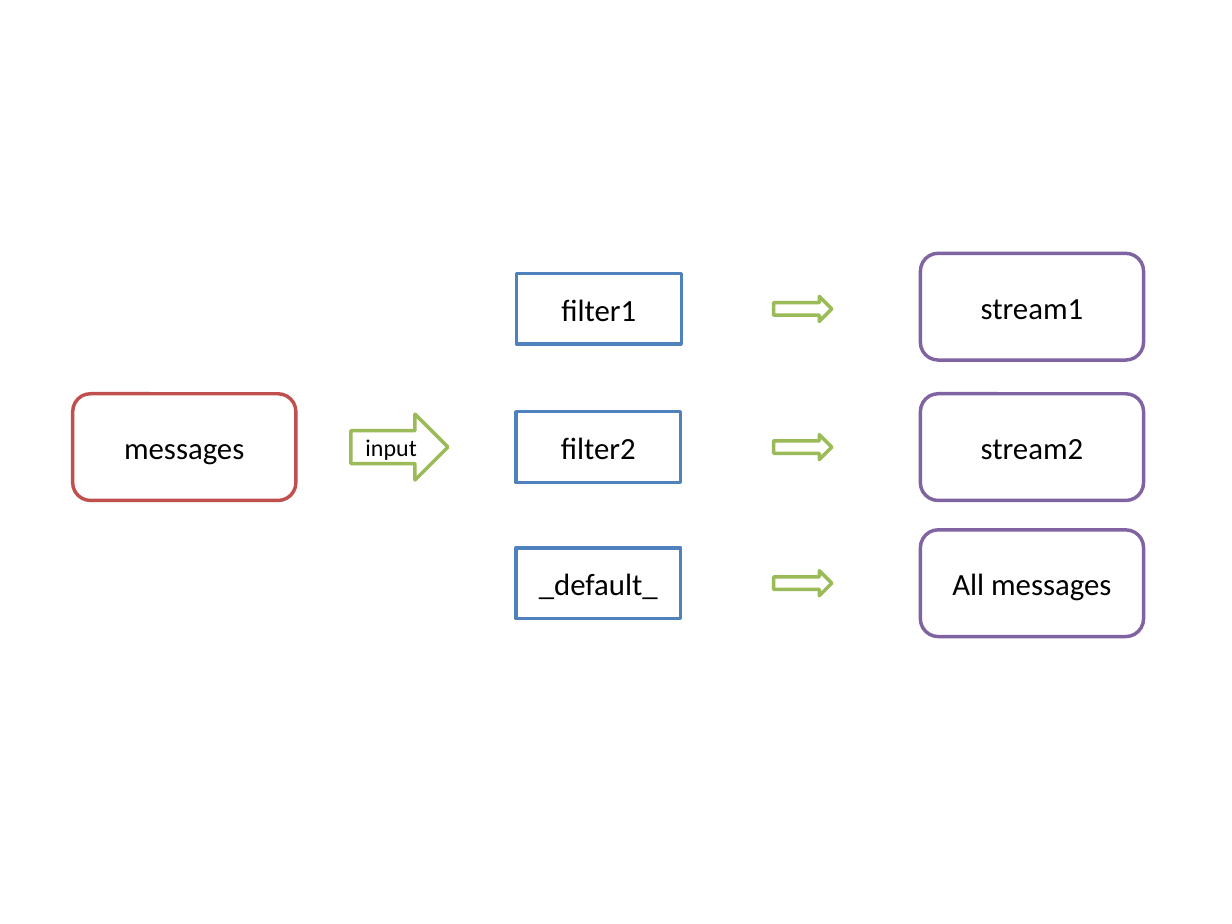
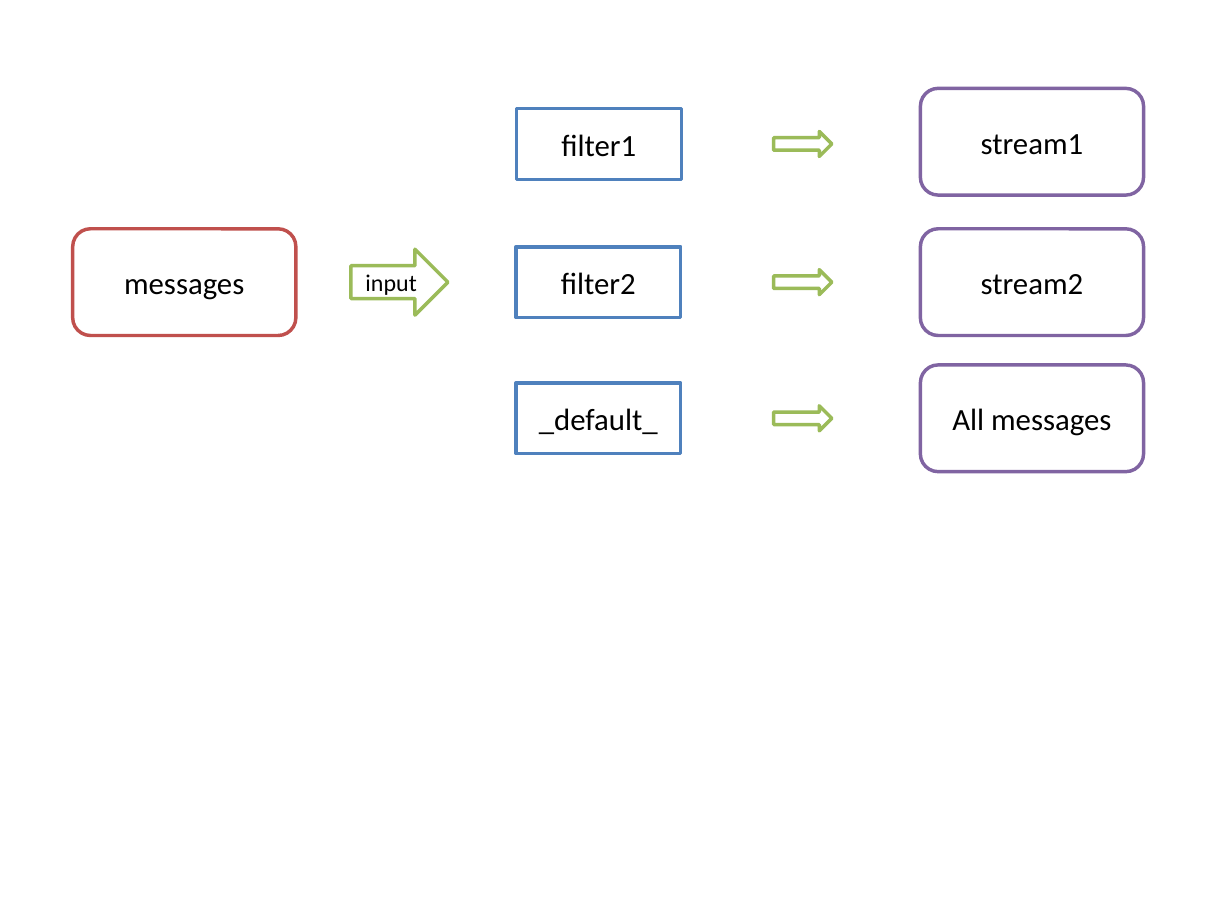
Before and after one commit to gatement/gitpitch_graylog, a slide deck: slide 3 of assets/images/images.pptx. Drawn at 1232x924 pixels with LibreOffice and Linux fonts; fonts in the diff are those of the drawing. Boxes give left, top, right and bottom in pixels: in the first picture for what was removed or moved away, otherwise in the second. Text is boxed around its words. In the diff, an @@ line names an element or a change of style, - is before the commit and + after.

```diff
--- a/assets/images/images.pptx
+++ b/assets/images/images.pptx
@@ 4 rounded rectangles, 4 right arrows, 3 rectangles: place and size @@
-4 rounded rectangles, 4 right arrows, 3 rectangles at box(73, 254, 1143, 637)
+4 rounded rectangles, 4 right arrows, 3 rectangles at box(73, 89, 1143, 472)
```
Also in this commit, not shown: 2 other slides changed, 3 other files.
